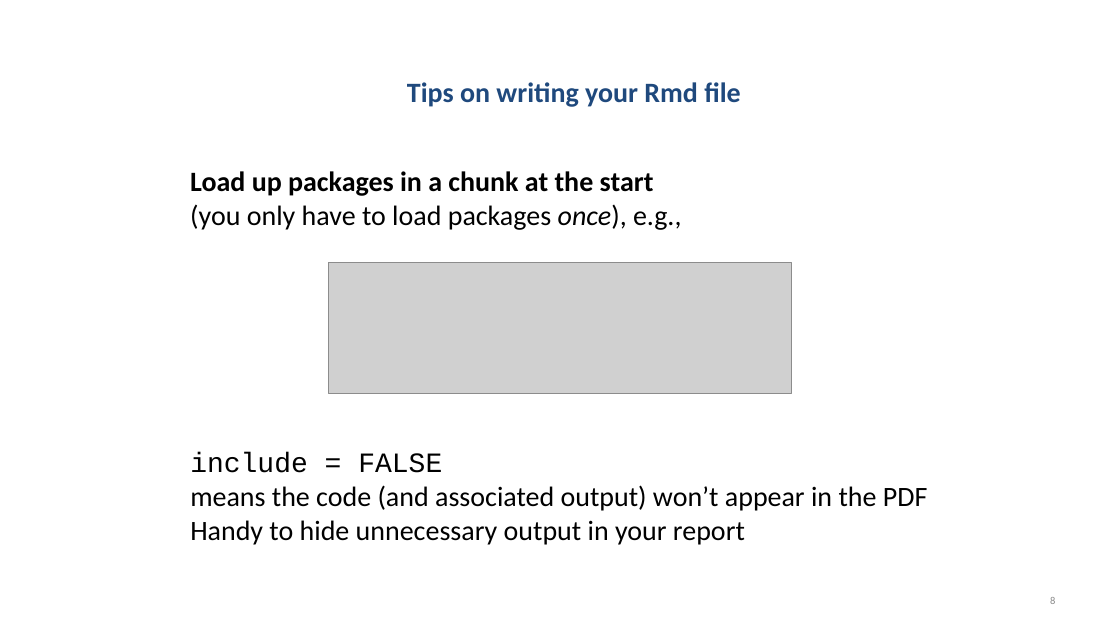
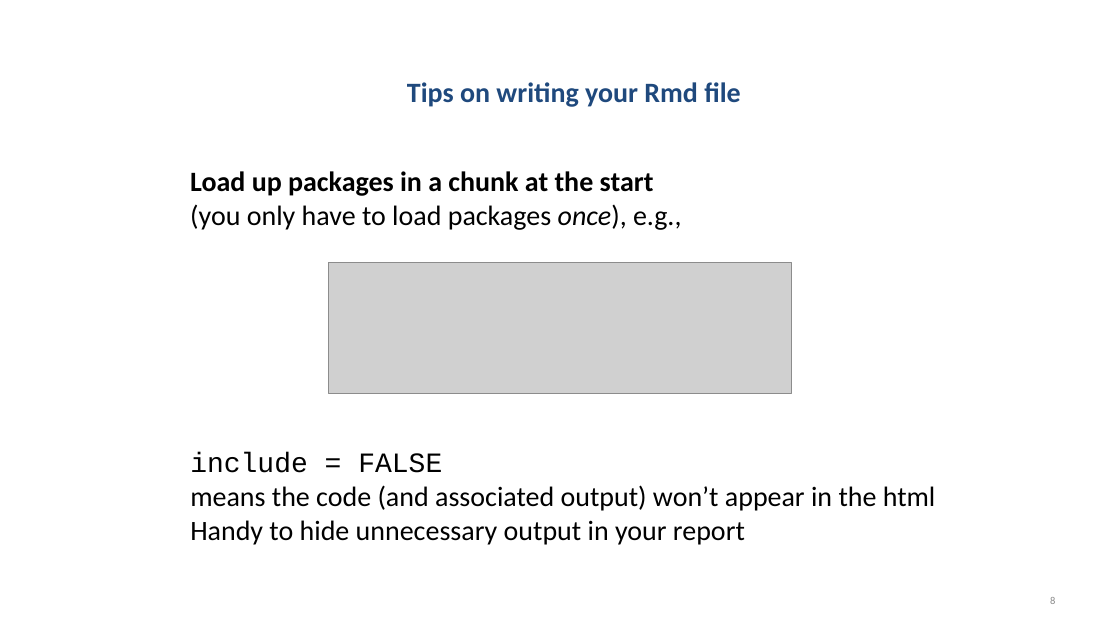
Before and after one commit to chrisjberry/datafluencyCB, a slide deck: slide 8 of docs/slides/PSYC753_Chris2_Rmd.pptx. Drawn at 1120x630 pixels with LibreOffice and Linux fonts; fonts in the diff are those of the drawing; grey boxes stand for pictures. Boxes give left, top, right and bottom in pixels: in the first picture for what was removed or moved away, otherwise in the second. Text is boxed around its words. In the diff, an @@ line names an element or a change of style, - is before the commit and + after.

```diff
--- a/docs/slides/PSYC753_Chris2_Rmd.pptx
+++ b/docs/slides/PSYC753_Chris2_Rmd.pptx
@@ text at bbox=[190, 485, 936, 511]: text changed @@
-means the code (and associated output) won’t appear in the PDF
+means the code (and associated output) won’t appear in the html
```
Also in this commit, not shown: 9 other files.
